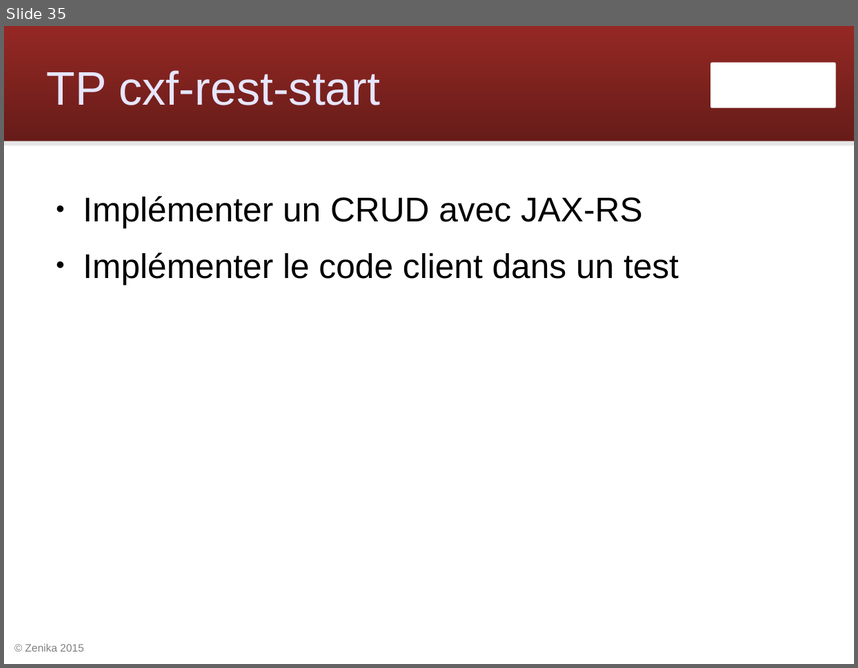
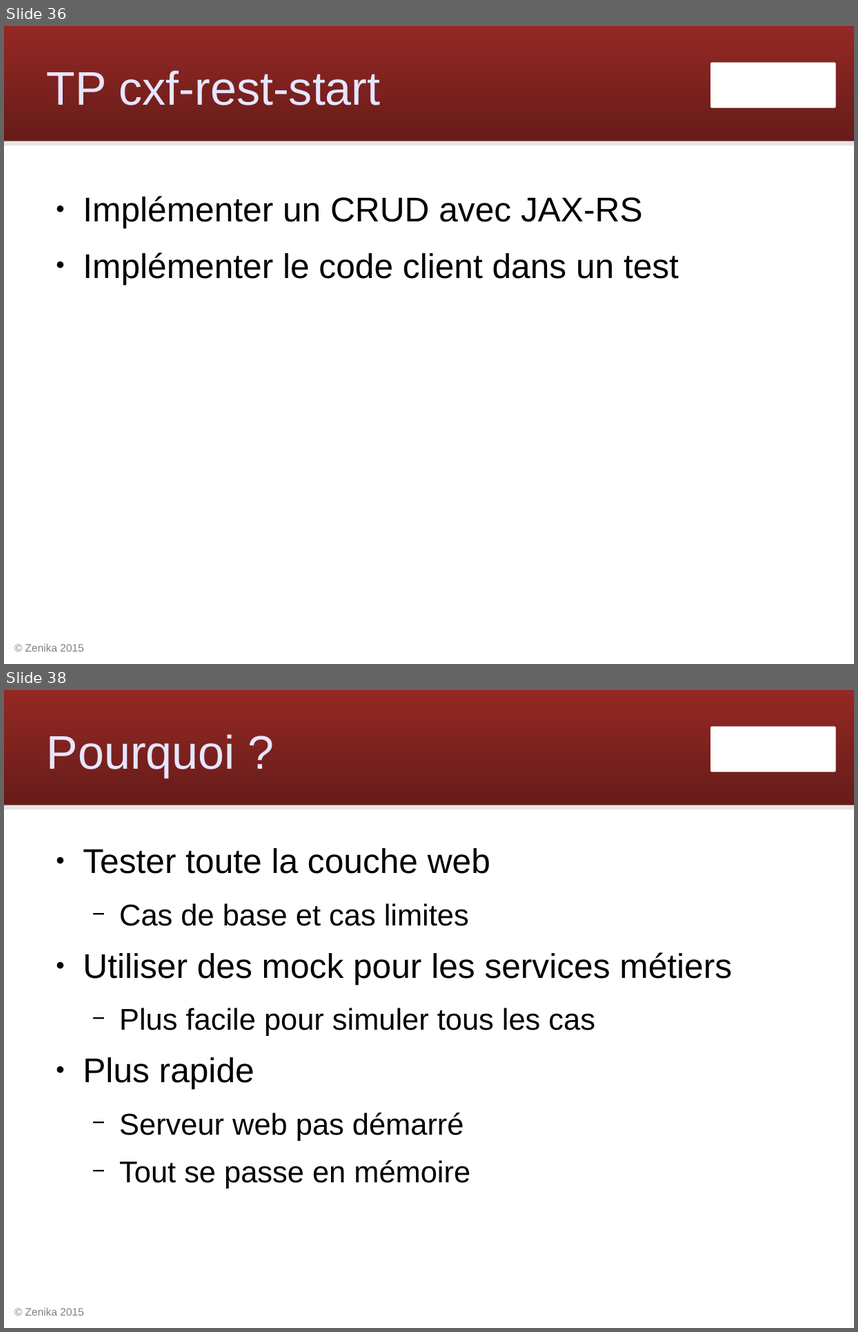
Before and after one commit to Zenika/workshop-cxf-rest, a slide deck: cxf-rest-workshop.odp. Shown one above the other, each under a label of ours: slide 35 before the commit, slides 36 and 38 after it; the slides between them are not shown. The pictures are 858x668 and 858x1332 pixels, drawn with LibreOffice and Linux fonts; fonts in the diff are those of the drawing; background and template pictures are left out. Boxes give left, top, right and bottom in pixels: in the first picture for what was removed or moved away, otherwise in the second. Text is boxed around its words. In the diff, an @@ line names an element or a change of style, - is before the commit and + after.

```diff
--- a/cxf-rest-workshop.odp
+++ b/cxf-rest-workshop.odp
@@ slide 38 added at (x1=4, y1=690, x2=854, y2=1328), background #FFFFFF; not listed: 4 template elements that a slide beside it also shows @@
@@ title added at (x1=47, y1=734, x2=235, y2=778), 44 pt, text #E6E6FF @@
+Pourquoi ?
@@ text added at (x1=83, y1=848, x2=732, y2=1188), 28 pt, text #000000 @@
+● Tester toute la couche web
+  − Cas de base et cas limites
+● Utiliser des mock pour les services métiers
+  − Plus facile pour simuler tous les cas
+● Plus rapide
+  − Serveur web pas démarré
+  − Tout se passe en mémoire
@@ what was slide 35 is now slide 36 @@
```
Also in this commit, not shown: 39 other slides added, 18 other files.
